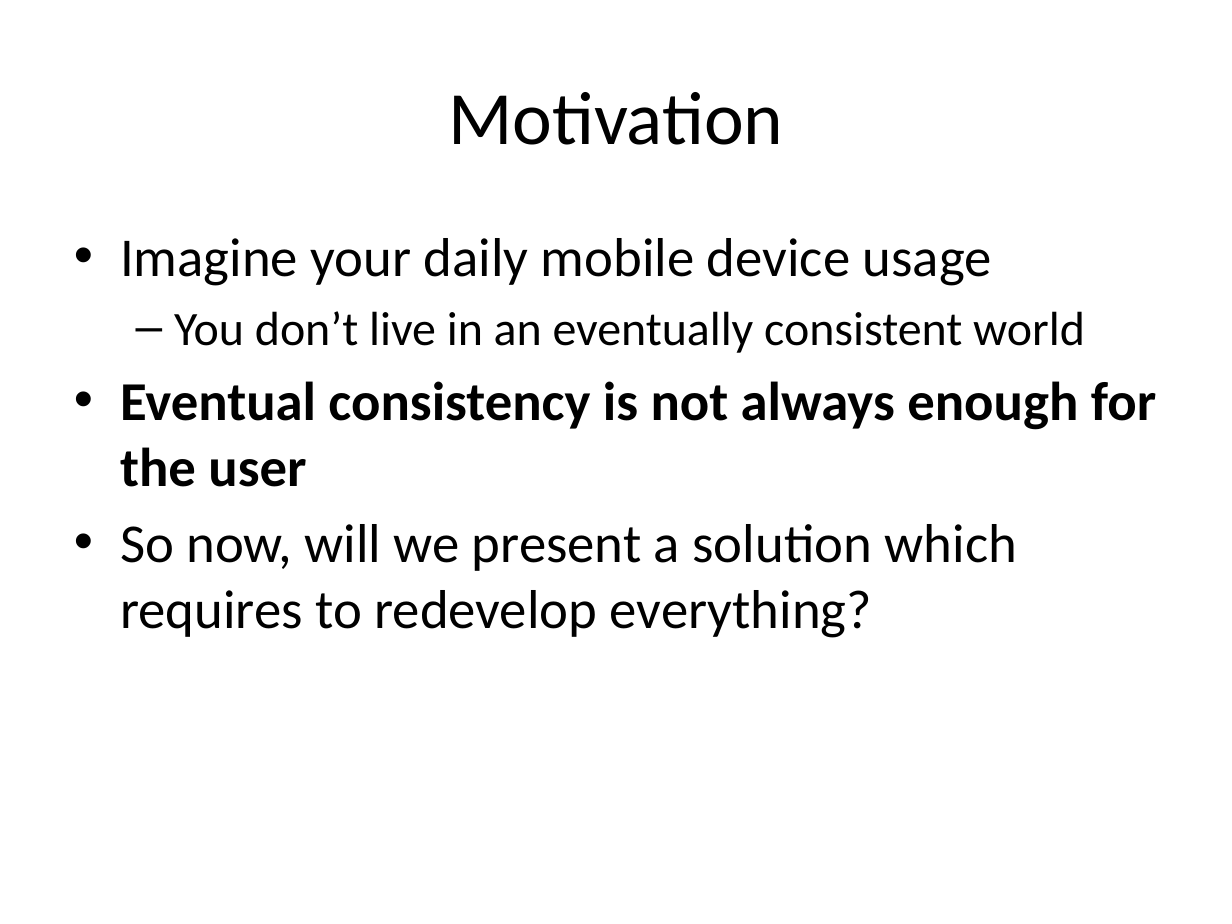
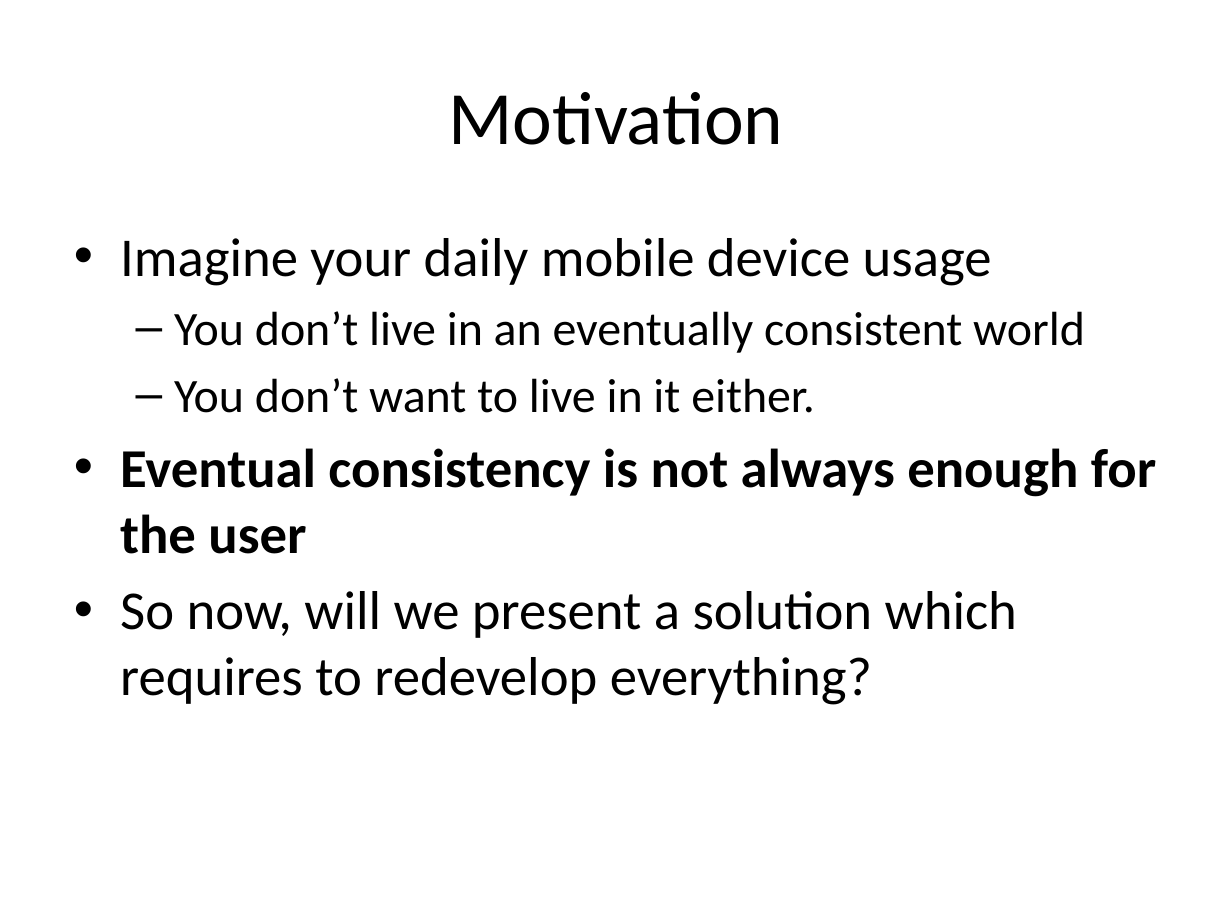
Before and after one commit to balidani/bomberman, a slide deck: slide 5 of presentation/slides_daniel.pptx. Drawn at 1232x924 pixels with LibreOffice and Linux fonts; fonts in the diff are those of the drawing. Boxes give left, top, right and bottom in pixels: in the first picture for what was removed or moved away, otherwise in the second. Text is boxed around its words. In the diff, an @@ line names an element or a change of style, - is before the commit and + after.

```diff
--- a/presentation/slides_daniel.pptx
+++ b/presentation/slides_daniel.pptx
@@ text at bbox=[174, 378, 815, 413]: paragraph added @@
+  – You don’t want to live in it either.
```
Also in this commit, not shown: 4 other slides changed.
